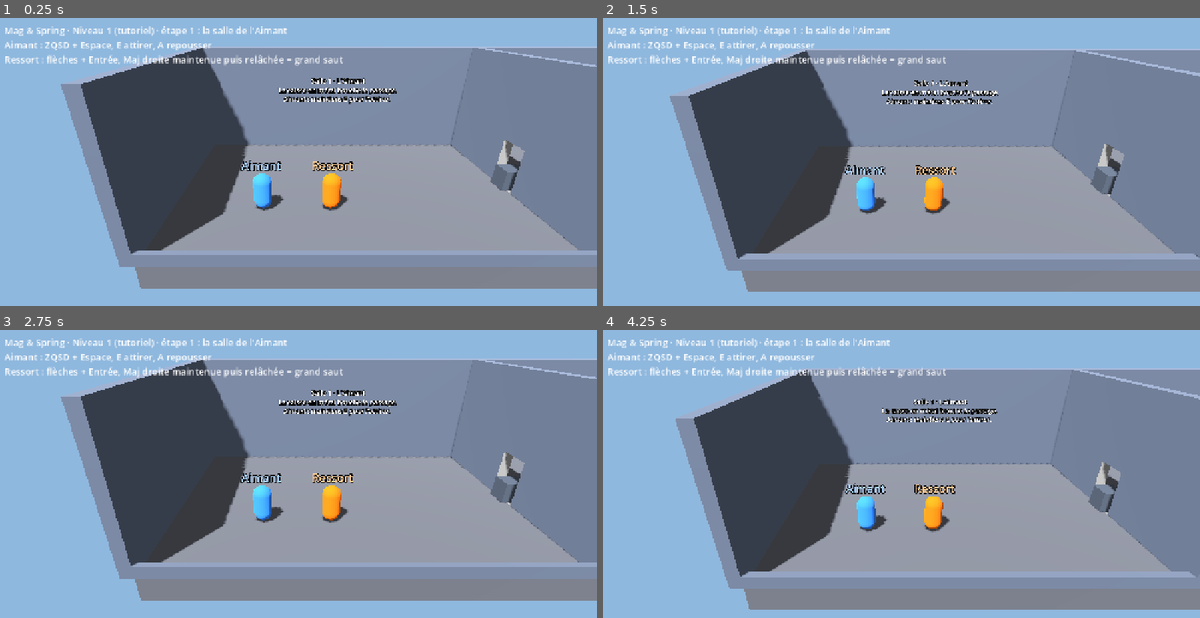
Above: before the commit, frames 1-4 (two rows, left to right).
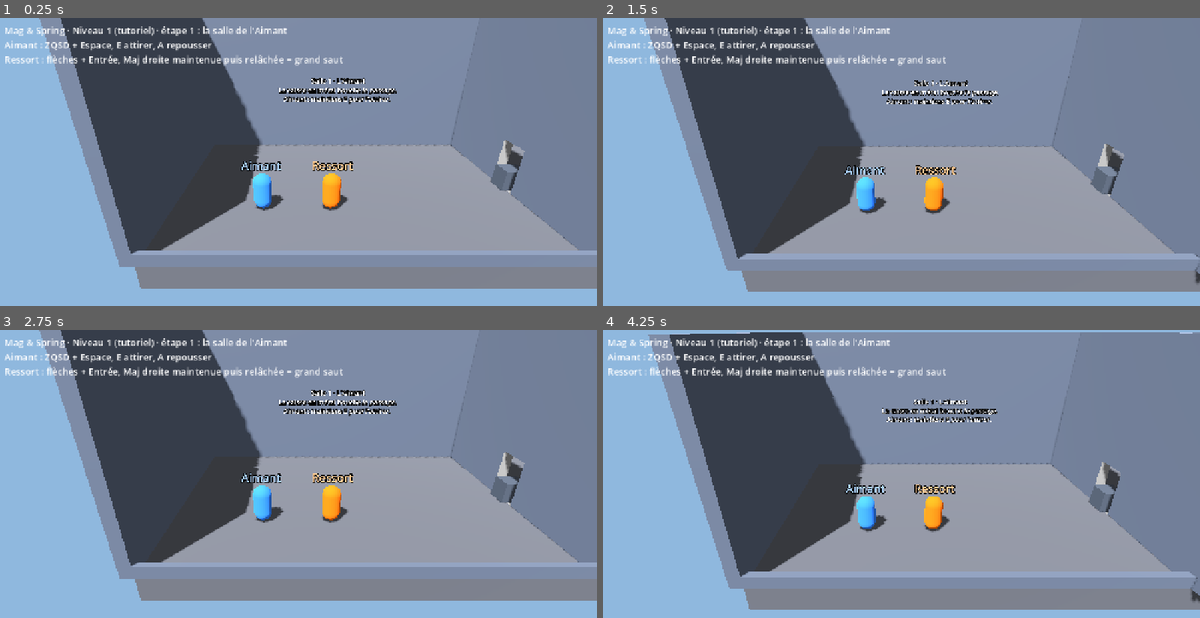
Above: after the commit, the same moments.

Repository: Aphyo/MagSpring
Game: Godot game, scene res://scenes/main.tscn
The game is run twice, just before and just after one commit, with the same random seed, the same clock (stepped at 60 frames per second) and the same inputs.
Inputs:
- Up to frame 1 (0.25 s): no input
- Up to frame 2 (1.5 s): tap Enter at 0.5 s
- Up to frame 3 (2.75 s): no input
- Up to frame 4 (4.25 s): tap Space at 3.5 s

The runs differ from the first frame. In frame 1, 13% of the frame differs, in the area x 6-100%, y 0-68%; in frame 2, 14%; in frame 3, 13%; in frame 4, 16%, in the area x 7-100%, y 0-95%.

Commit message:
Niveau 1 : murs de 8 m pour bloquer le grand saut
Depuis la caisse (1 m), le grand saut du Ressort montait à 6,2 m et passait
au-dessus des murs de 6 m. Les murs entre les salles dépassent aussi de 50 cm
dans le vide à l'avant, pour ne pas pouvoir les contourner en sautant.

Co-Authored-By: Claude Opus 5.5 <noreply@anthropic.com>
Claude-Session: https://claude.ai/code/session_01HXSnhPvu5eQkQv46XWRZmo

Diff:
--- a/scenes/levels/niveau_1.tscn
+++ b/scenes/levels/niveau_1.tscn
@@ -31,18 +31,18 @@
 material = ExtResource("1_sol")
 
 [node name="MurFond" type="CSGBox3D" parent="Decor"]
-transform = Transform3D(1, 0, 0, 0, 1, 0, 0, 0, 1, 0, 3, -6.25)
-size = Vector3(49, 6, 0.5)
+transform = Transform3D(1, 0, 0, 0, 1, 0, 0, 0, 1, 0, 4, -6.25)
+size = Vector3(49, 8, 0.5)
 material = ExtResource("2_mur")
 
 [node name="MurGauche" type="CSGBox3D" parent="Decor"]
-transform = Transform3D(1, 0, 0, 0, 1, 0, 0, 0, 1, -24.25, 3, -0.25)
-size = Vector3(0.5, 6, 12.5)
+transform = Transform3D(1, 0, 0, 0, 1, 0, 0, 0, 1, -24.25, 4, -0.25)
+size = Vector3(0.5, 8, 12.5)
 material = ExtResource("2_mur")
 
 [node name="MurDroit" type="CSGBox3D" parent="Decor"]
-transform = Transform3D(1, 0, 0, 0, 1, 0, 0, 0, 1, 24.25, 3, -0.25)
-size = Vector3(0.5, 6, 12.5)
+transform = Transform3D(1, 0, 0, 0, 1, 0, 0, 0, 1, 24.25, 4, -0.25)
+size = Vector3(0.5, 8, 12.5)
 material = ExtResource("2_mur")
 
 [node name="Rebord" type="CSGBox3D" parent="Decor"]
@@ -51,8 +51,8 @@
 material = ExtResource("2_mur")
 
 [node name="MurSalle1Salle2" type="CSGBox3D" parent="Decor"]
-transform = Transform3D(1, 0, 0, 0, 1, 0, 0, 0, 1, -8, 3, 0)
-size = Vector3(0.5, 6, 12)
+transform = Transform3D(1, 0, 0, 0, 1, 0, 0, 0, 1, -8, 4, 0.25)
+size = Vector3(0.5, 8, 12.5)
 material = ExtResource("2_mur")
 
 [node name="Passage1" type="CSGBox3D" parent="Decor"]
@@ -61,8 +61,8 @@
 size = Vector3(1, 2.2, 1.6)
 
 [node name="MurSalle2Salle3" type="CSGBox3D" parent="Decor"]
-transform = Transform3D(1, 0, 0, 0, 1, 0, 0, 0, 1, 8, 3, 0)
-size = Vector3(0.5, 6, 12)
+transform = Transform3D(1, 0, 0, 0, 1, 0, 0, 0, 1, 8, 4, 0.25)
+size = Vector3(0.5, 8, 12.5)
 material = ExtResource("2_mur")
 
 [node name="Passage2" type="CSGBox3D" parent="Decor"]
